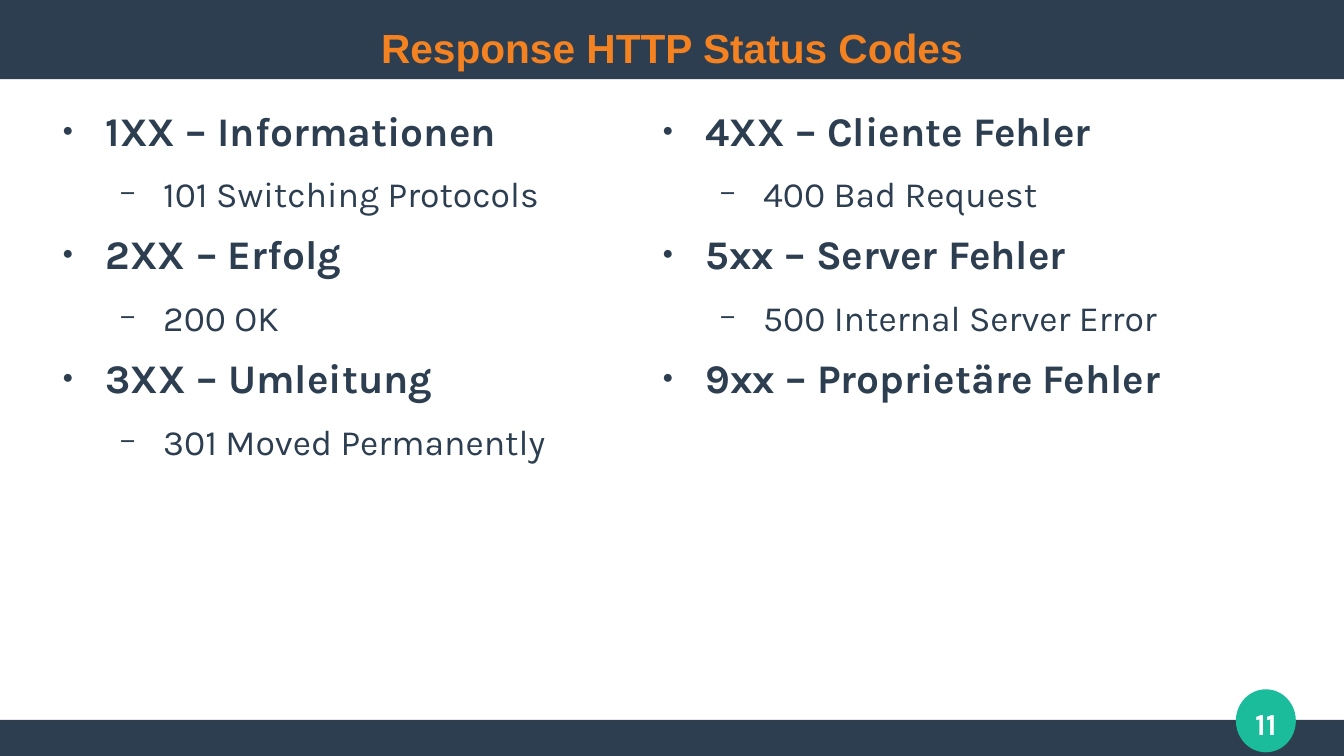
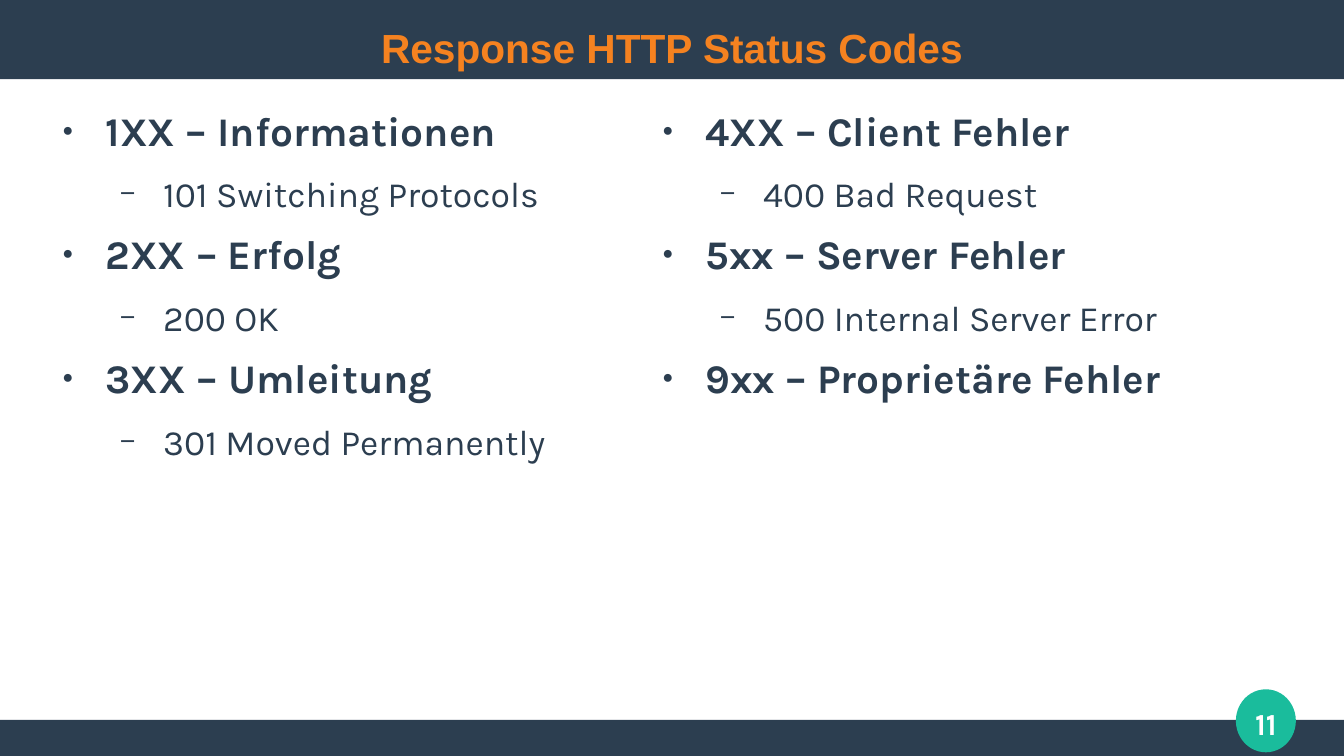
Before and after one commit to ghandmann/HS-AlbSig-WebAnwendungen2, a slide deck: slide 11 of Kapitel/02_HTTP.odp. Drawn at 1344x756 pixels with LibreOffice and Linux fonts; fonts in the diff are those of the drawing. Boxes give left, top, right and bottom in pixels: in the first picture for what was removed or moved away, otherwise in the second. Text is boxed around its words. In the diff, an @@ line names an element or a change of style, - is before the commit and + after.

Commit message:
Fix minor typos

```diff
--- a/Kapitel/02_HTTP.odp
+++ b/Kapitel/02_HTTP.odp
@@ text at <box>706,117,1066,270</box>: text changed @@
-● 4XX – Cliente Fehler
+● 4XX – Client Fehler
```
Also in this commit, not shown: 2 other slides changed.
